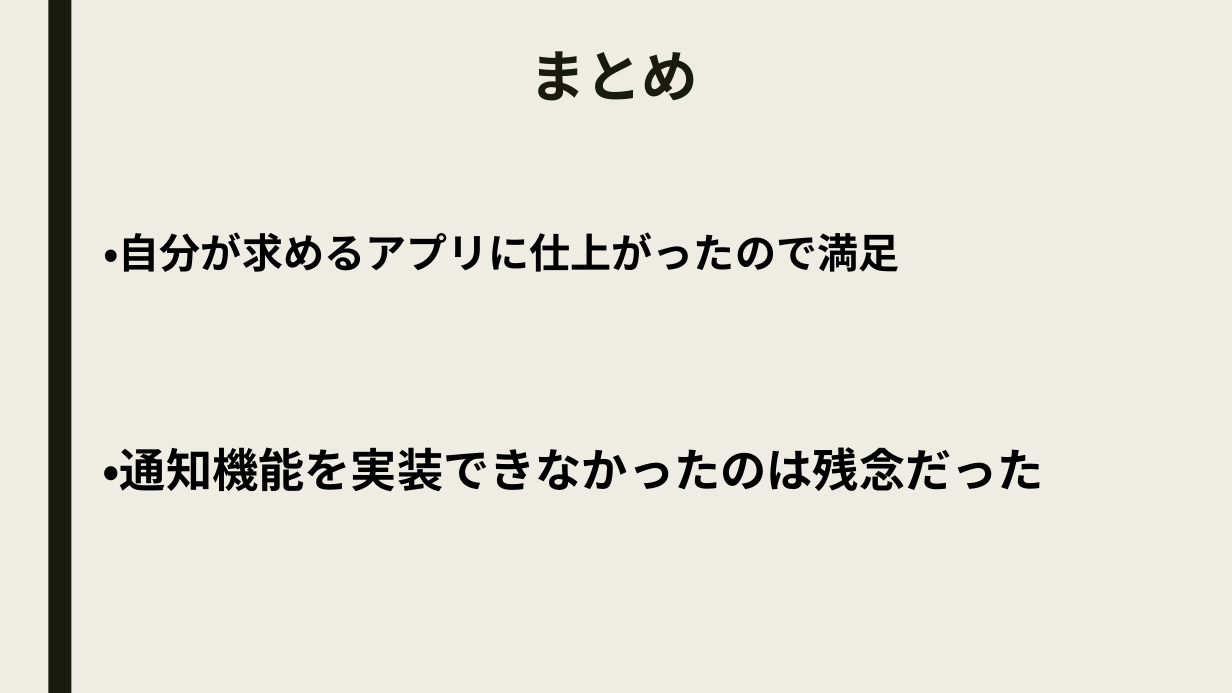
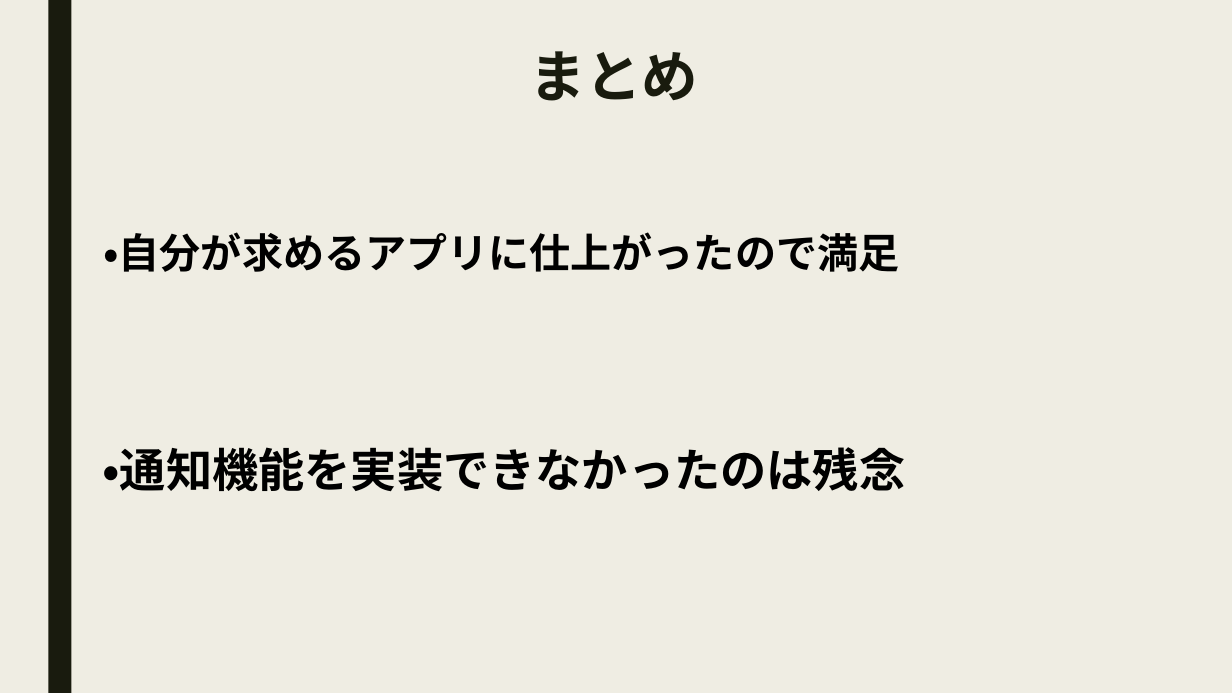
Before and after one commit to utaryu0520/mobile_utagawa2, a slide deck: slide 8 of モバイル授業_todoリスト.pptx. Drawn at 1232x693 pixels with LibreOffice and Linux fonts; fonts in the diff are those of the drawing. Boxes give left, top, right and bottom in pixels: in the first picture for what was removed or moved away, otherwise in the second. Text is boxed around its words. In the diff, an @@ line names an element or a change of style, - is before the commit and + after.

```diff
--- a/モバイル授業_todoリスト.pptx
+++ b/モバイル授業_todoリスト.pptx
@@ text at [102,447,905,492]: text changed @@
-・通知機能を実装できなかったのは残念だった
+・通知機能を実装できなかったのは残念
```
Also in this commit, not shown: 2 other slides changed.
